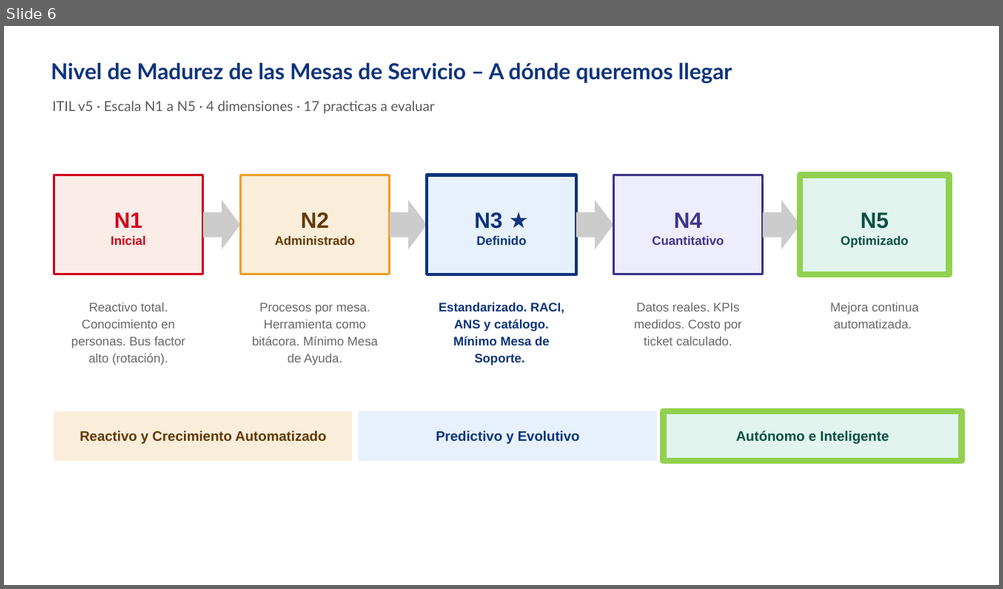
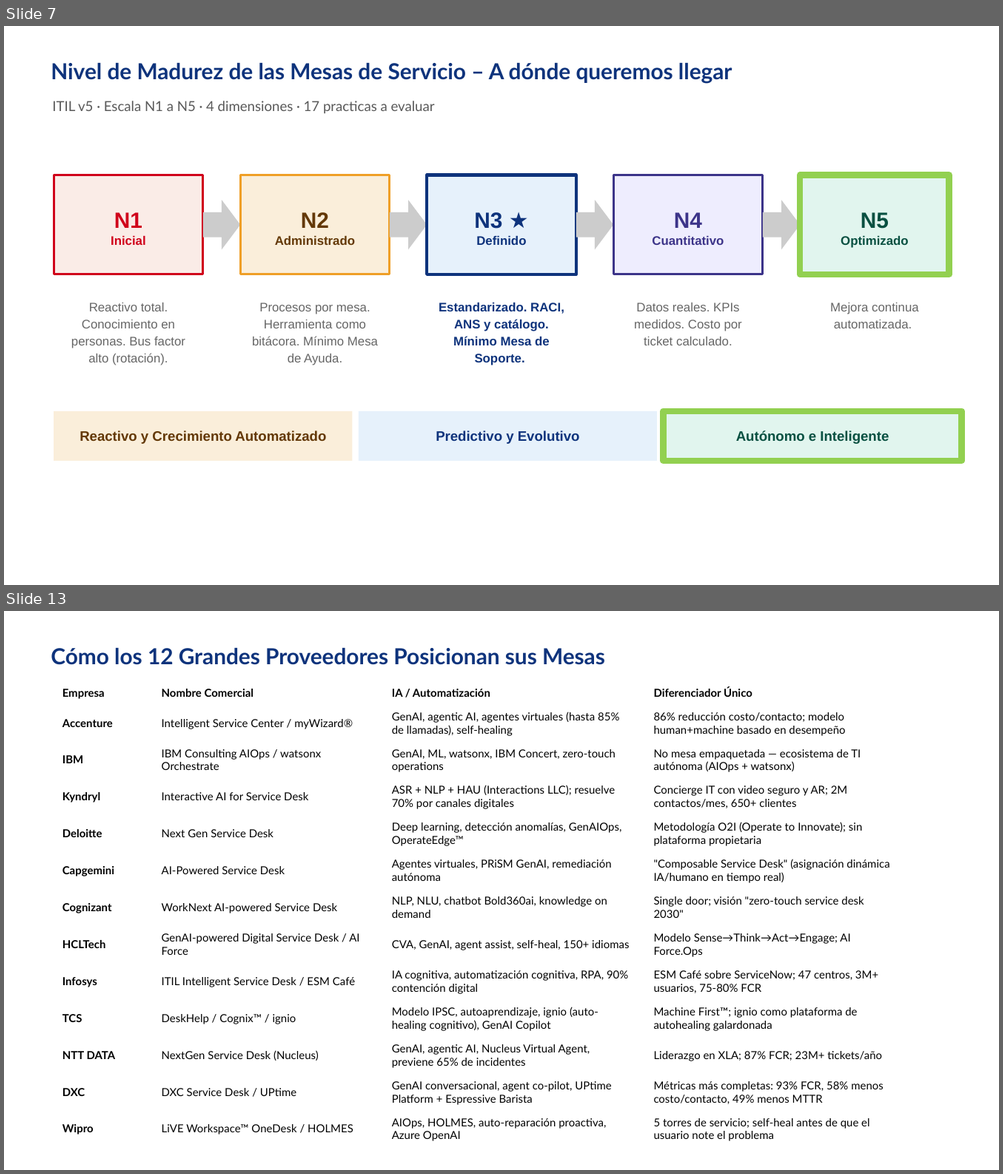
Before and after one commit to nataliazarthapersonalsoft/mesadeservicio-modernizacionaplicaciones, a slide deck: 01-Ideacion/01-benchmarking/Benchmarking Mesa de Servicio.pptx. Shown one above the other, each under a label of ours: slide 6 before the commit, slides 7 and 13 after it; the slides between them are not shown. The pictures are 1003x589 and 1003x1174 pixels, drawn with LibreOffice and Linux fonts; fonts in the diff are those of the drawing; background and template pictures are left out. Boxes give left, top, right and bottom in pixels: in the first picture for what was removed or moved away, otherwise in the second. Text is boxed around its words. In the diff, an @@ line names an element or a change of style, - is before the commit and + after.

```diff
--- a/01-Ideacion/01-benchmarking/Benchmarking Mesa de Servicio.pptx
+++ b/01-Ideacion/01-benchmarking/Benchmarking Mesa de Servicio.pptx
@@ slide 13 added at [4, 611, 999, 1170], background #FFFFFF @@
@@ title added at [51, 647, 605, 665], 16 pt, text #0E337C, bold @@
+Cómo los 12 Grandes Proveedores Posicionan sus Mesas
@@ table added at [52, 681, 904, 1147], 13 rows, 4 columns @@
+Empresa | Nombre Comercial | IA / Automatización | Diferenciador Único
+Accenture | Intelligent Service Center / myWizard® | GenAI, agentic AI, agentes virtuales (hasta 85% de llamadas), self-healing | 86% reducción costo/contacto; modelo human+machine basado en desempeño
+IBM | IBM Consulting AIOps / watsonx Orchestrate | GenAI, ML, watsonx, IBM Concert, zero-touch operations | No mesa empaquetada — ecosistema de TI autónoma (AIOps + watsonx)
+Kyndryl | Interactive AI for Service Desk | ASR + NLP + HAU (Interactions LLC); resuelve 70% por canales digitales | Concierge IT con video seguro y AR; 2M contactos/mes, 650+ clientes
+Deloitte | Next Gen Service Desk | Deep learning, detección anomalías, GenAIOps, OperateEdge™ | Metodología O2I (Operate to Innovate); sin plataforma propietaria
+Capgemini | AI-Powered Service Desk | Agentes virtuales, PRiSM GenAI, remediación autónoma | "Composable Service Desk" (asignación dinámica IA/humano en tiempo real)
+Cognizant | WorkNext AI-powered Service Desk | NLP, NLU, chatbot Bold360ai, knowledge on demand | Single door; visión "zero-touch service desk 2030"
+HCLTech | GenAI-powered Digital Service Desk / AI Force | CVA, GenAI, agent assist, self-heal, 150+ idiomas | Modelo Sense→Think→Act→Engage; AI Force.Ops
+Infosys | ITIL Intelligent Service Desk / ESM Café | IA cognitiva, automatización cognitiva, RPA, 90% contención digital | ESM Café sobre ServiceNow; 47 centros, 3M+ usuarios, 75-80% FCR
+TCS | DeskHelp / Cognix™ / ignio | Modelo IPSC, autoaprendizaje, ignio (auto-healing cognitivo), GenAI Copilot | Machine First™; ignio como plataforma de autohealing galardonada
+NTT DATA | NextGen Service Desk (Nucleus) | GenAI, agentic AI, Nucleus Virtual Agent, previene 65% de incidentes | Liderazgo en XLA; 87% FCR; 23M+ tickets/año
+DXC | DXC Service Desk / UPtime | GenAI conversacional, agent co-pilot, UPtime Platform + Espressive Barista | Métricas más completas: 93% FCR, 58% menos costo/contacto, 49% menos MTTR
+Wipro | LiVE Workspace™ OneDesk / HOLMES | AIOps, HOLMES, auto-reparación proactiva, Azure OpenAI | 5 torres de servicio; self-heal antes de que el usuario note el problema
@@ what was slide 6 is now slide 7 @@
```
Also in this commit, not shown: 14 slides changed, 19 other slides added, 1 slide removed, 10 other files.
